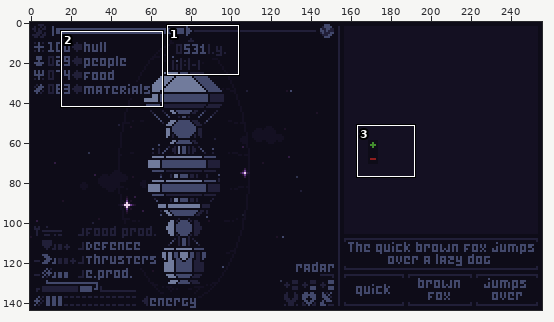
Two versions of one pixel-art file, src/assets/images/construct_canvas.aseprite. Above, an overview of the earlier version with the close-up marked.
Close-up. As it was:
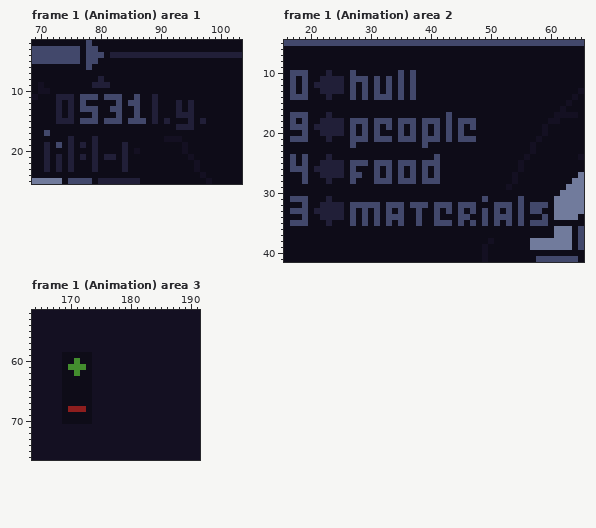
256x144 pixels, 6 frames. Colours within 5 levels of each other are drawn and written as one. Shown: frame 1 (Animation) area 1: x 69..103, y 2..25; frame 1 (Animation) area 2: x 16..65, y 5..41; frame 1 (Animation) area 3: x 164..191, y 52..76. The commit also changed other frames or places, which this record leaves out.
The same view after the edit:
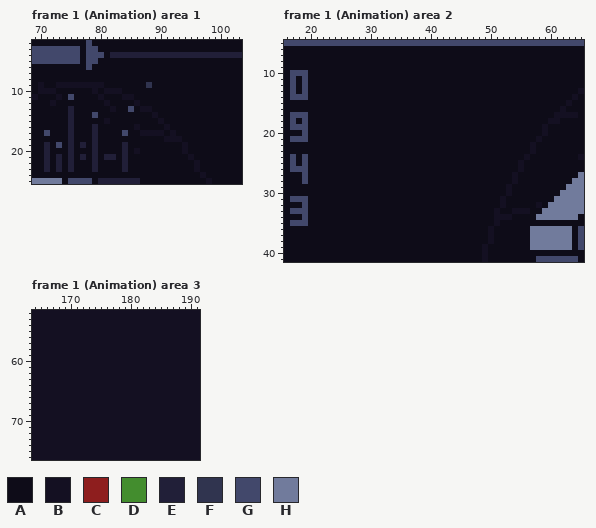
Palette (. is transparent): A #0e0c18  B #141022  C #8e1e1e  D #438d2e  E #211f38  F #30344f  G #42486b  H #717b9c
The exact change:
layer "Hints" now hidden
Changed rows in their new state; - is an unchanged pixel.
Frame 1 (Animation) area 1:
first column x 72:
 8 --------A-----------------
 9 -BBBBBBBBA------F---------
10 B------B-BBB--------------
11 -BAG-AAABAAABBA--A--------
12 BA-A-A---B-A-AB--A---A-A--
13 -A---AAA--BA-GABBA---A-A--
14 -A---------A--A--B---AAA--
15 -AA--AAA-BAA-AAA-ABA---A-A
16 ---E---E------B----B-AAA--
17 ---E---E----G--BBBB-B-----
Frame 1 (Animation) area 2:
first column x 21:
10 --A---A-------A-A-----------------------
11 -AAAA-AAA-A-A-A-A-----------------------
12 AAAAA-A-A-A-A-A-A-----------------------
13 -AAAA-A-A-A-A-A-A-----------------------
14 --A---A-A-AAA-A-A-----------------------
17 --A-------------------A-----------------
18 -AAAA-AAA-AAA-AAA-AAA-A-AAA-------------
19 AAAAA-A-A-A-A-A-A-A-A-A-A-A-------------
20 -AAAA-A-A-A---A-A-A-A-A-A---------------
21 --A---AAA-AAA-AAA-AAA-A-AAA-------------
22 ------A-----------A---------------------
24 --A-----------------A-------------------
25 -AAAA-AAA-AAA-AAA-AAA-------------------
26 AAAAA-A---A-A-A-A-A-A-------------------
27 -AAAA-AA--A-A-A-A-A-A-------------------
28 --A---A---AAA-AAA-AAA-------------------
30 --------------------------------B-------
31 --A-------------------------A--B--A-----
32 -AAAA-AAAAA-AAA-AAA-AAA-AAA---ABA-A-ABAH
33 AAAAA-A-A-A-A-A--A--A-A-A-A-A-B-ABBBAAHH
34 -AAAA-A-A-A-AAA--A--A---AA--A-BBB-A--HHH
35 --A---A-A-A-A-A--A--AAA-A-A-A-B-A-A-AAA-
36 -----------------------------B------HHHH
37 -----------------------------B------HHHH
Frame 1 (Animation) area 3:
first column x 169:
59 BBBBB
60 BBBBB
61 BBBBB
62 BBBBB
63 BBBBB
64 BBBBB
65 BBBBB
66 BBBBB
67 BBBBB
68 BBBBB
69 BBBBB
70 BBBBB
Pixel boxes of the changes (left, top, right, bottom) in both close-ups:
changed: (50, 76, 206, 136)
changed: (314, 70, 554, 238)
changed: (62, 352, 92, 424)
